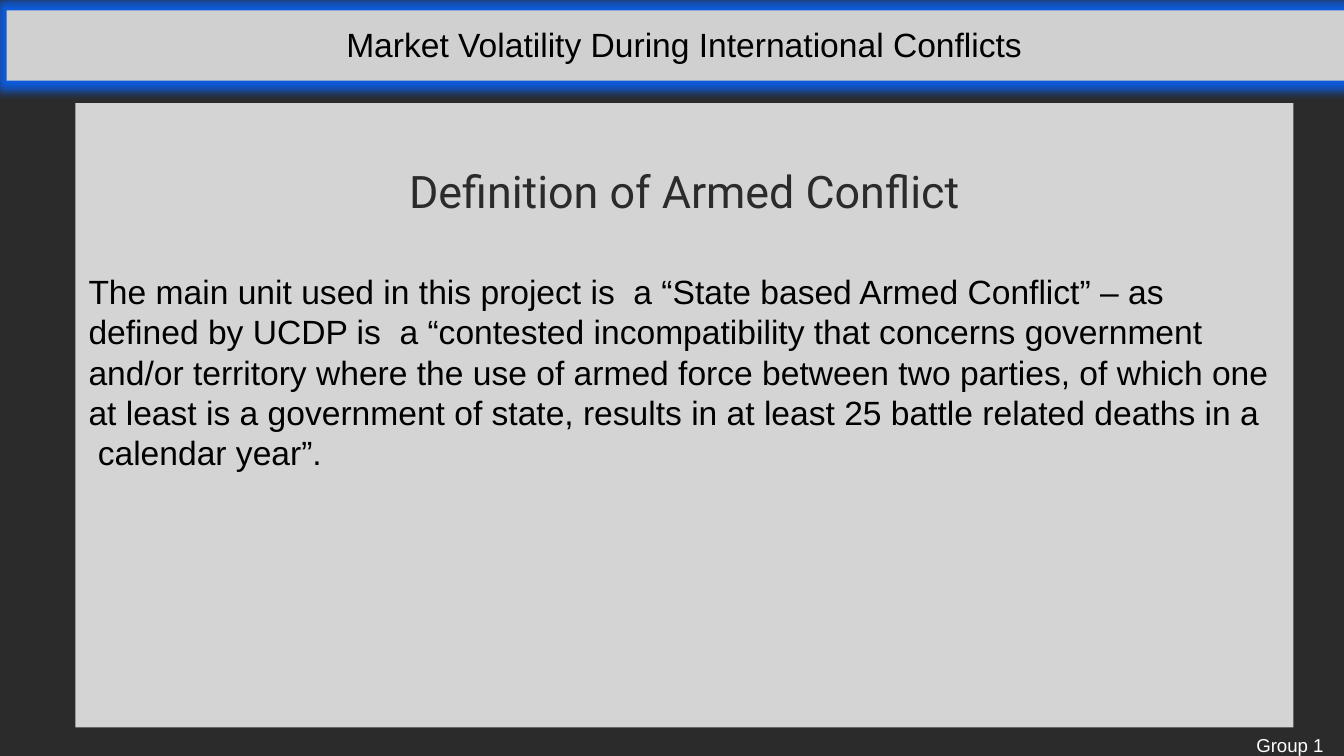
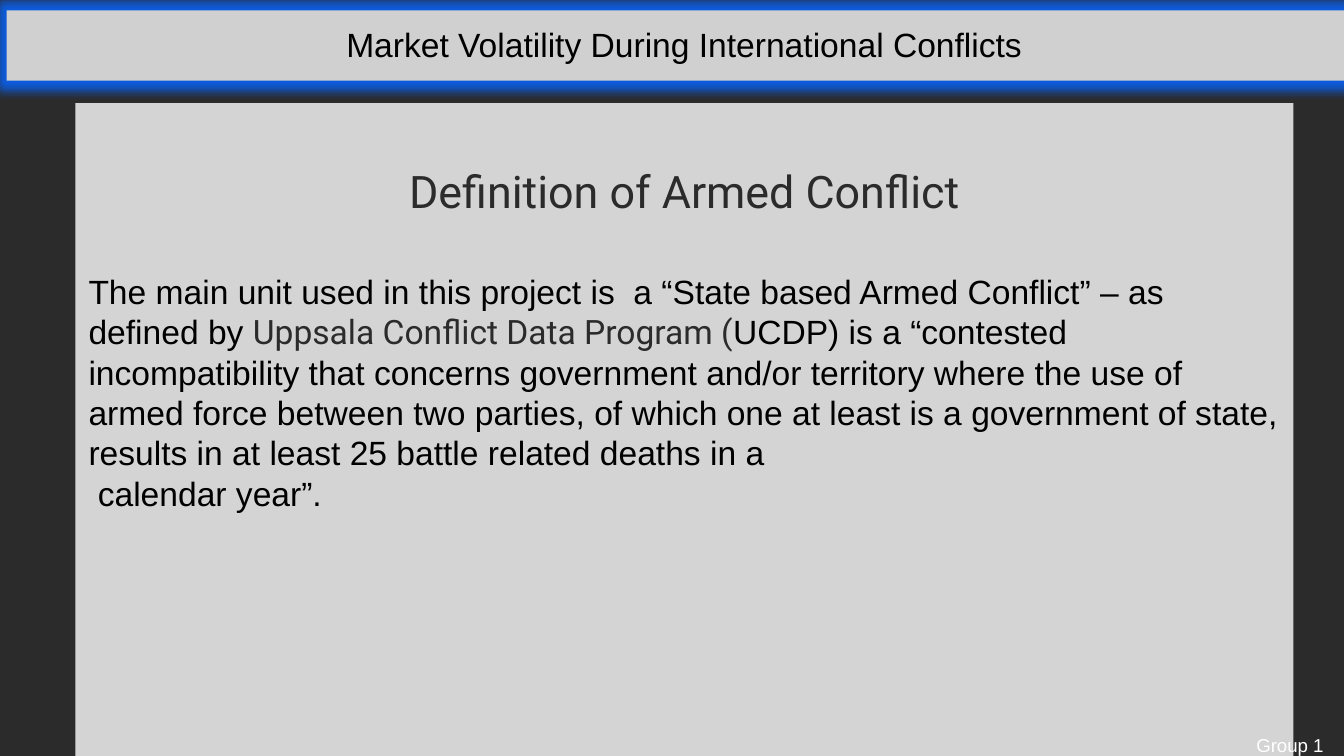
Before and after one commit to THeath15/Team1--Project, a slide deck: slide 3 of Group1 presentation revised 3.pptx (slide 6 before the commit). Drawn at 1344x756 pixels with LibreOffice and Linux fonts; fonts in the diff are those of the drawing; grey boxes stand for pictures; background and template pictures are left out; a plain dark background stands for a picture behind light text. Boxes give left, top, right and bottom in pixels: in the first picture for what was removed or moved away, otherwise in the second. Text is boxed around its words. In the diff, an @@ line names an element or a change of style, - is before the commit and + after.

Commit message:
adding updated presentation

```diff
--- a/Group1 presentation revised 3.pptx
+++ b/Group1 presentation revised 3.pptx
@@ rectangle "Definition of Armed Conflict" resized from (x1=75, y1=103, x2=1293, y2=727) to (x1=75, y1=103, x2=1293, y2=756) @@
@@ text in rectangle at (x1=89, y1=279, x2=1277, y2=466): text changed @@
-The main unit used in this project is a “State based Armed Conflict” – as defined by UCDP is a “contested incompatibility that concerns government and/or territory where the use of armed force between two parties, of which one at least is a government of state, results in at least 25 battle related deaths in a
+The main unit used in this project is a “State based Armed Conflict” – as defined by Uppsala Conflict Data Program (UCDP) is a “contested incompatibility that concerns government and/or territory where the use of armed force between two parties, of which one at least is a government of state, results in at least 25 battle related deaths in a
```
Also in this commit, not shown: 7 other slides changed.
